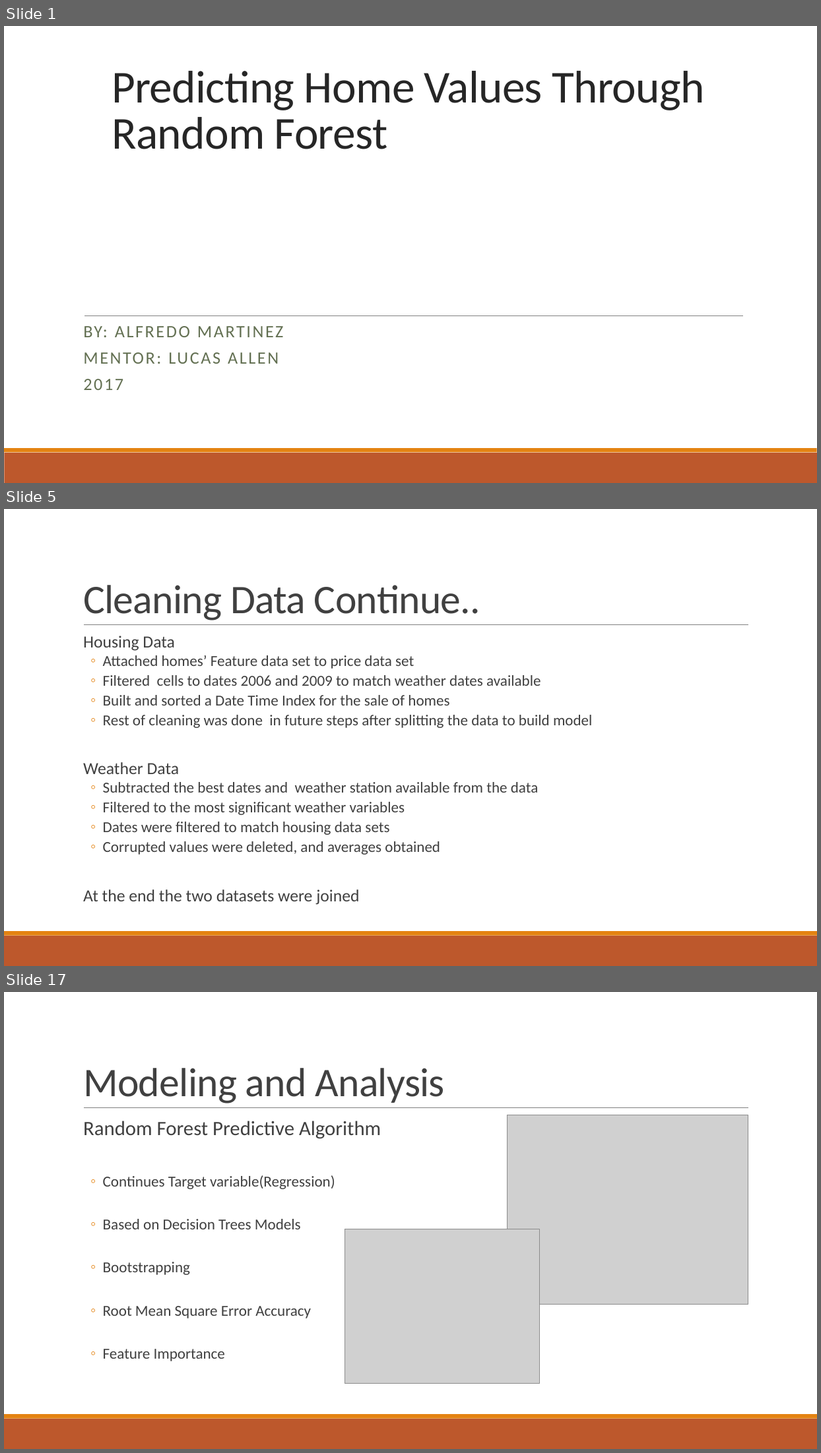
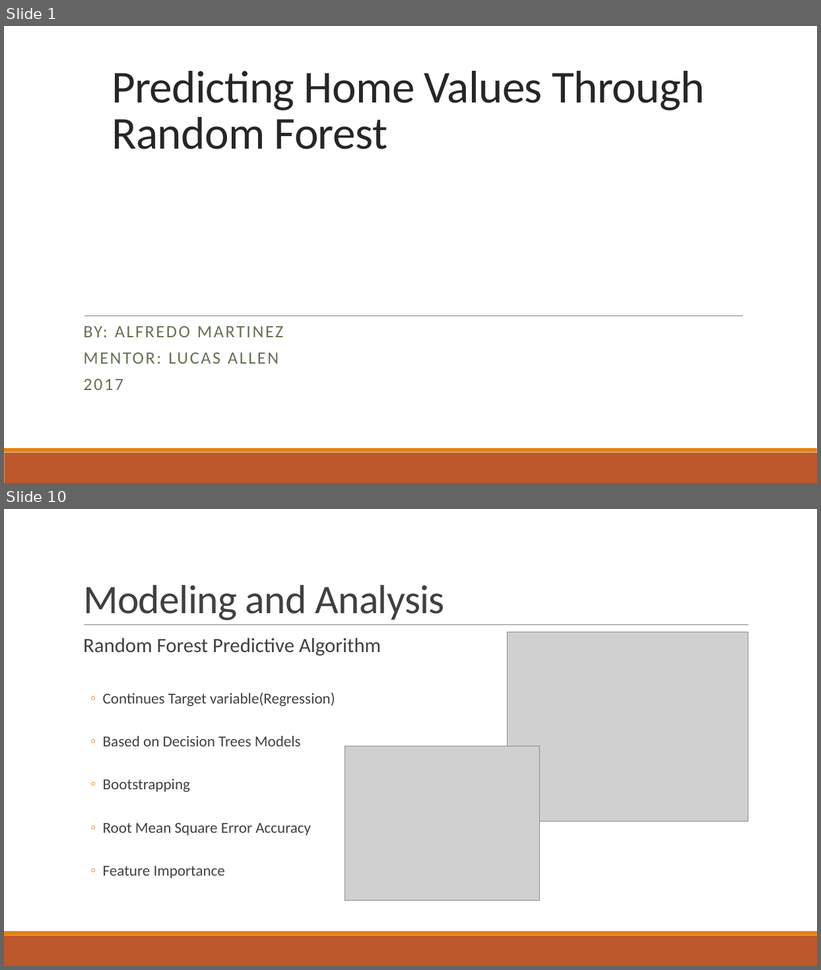
Before and after one commit to AlfredMtz/Springboard, a slide deck: Ames_project/Slide_deck.pptx. Shown one above the other, each under a label of ours: slides 1, 5 and 17 before the commit, slides 1 and 10 after it; the slides between them are not shown. The pictures are 821x1453 and 821x970 pixels, drawn with LibreOffice and Linux fonts; fonts in the diff are those of the drawing; grey boxes stand for pictures. Boxes give left, top, right and bottom in pixels: in the first picture for what was removed or moved away, otherwise in the second. Text is boxed around its words. In the diff, an @@ line names an element or a change of style, - is before the commit and + after.

```diff
--- a/Ames_project/Slide_deck.pptx
+++ b/Ames_project/Slide_deck.pptx
@@ slide 5 removed at (4, 509, 817, 966), background #FFFFFF; not listed: 3 template elements that a slide beside it also shows @@
@@ title removed at (83, 585, 481, 621) @@
-Cleaning Data Continue..
@@ text removed at (83, 636, 593, 905) @@
-  Housing Data
-  ◦ Attached homes’ Feature data set to price data set
-  ◦ Filtered cells to dates 2006 and 2009 to match weather dates available
-  ◦ Built and sorted a Date Time Index for the sale of homes
-  ◦ Rest of cleaning was done in future steps after splitting the data to build model
-  Weather Data
-  ◦ Subtracted the best dates and weather station available from the data
-  ◦ Filtered to the most significant weather variables
-  ◦ Dates were filtered to match housing data sets
-  ◦ Corrupted values were deleted, and averages obtained
-  At the end the two datasets were joined
@@ what was slide 17 is now slide 10 @@
```
Also in this commit, not shown: 5 slides changed, 7 slides added, 13 other slides removed.
